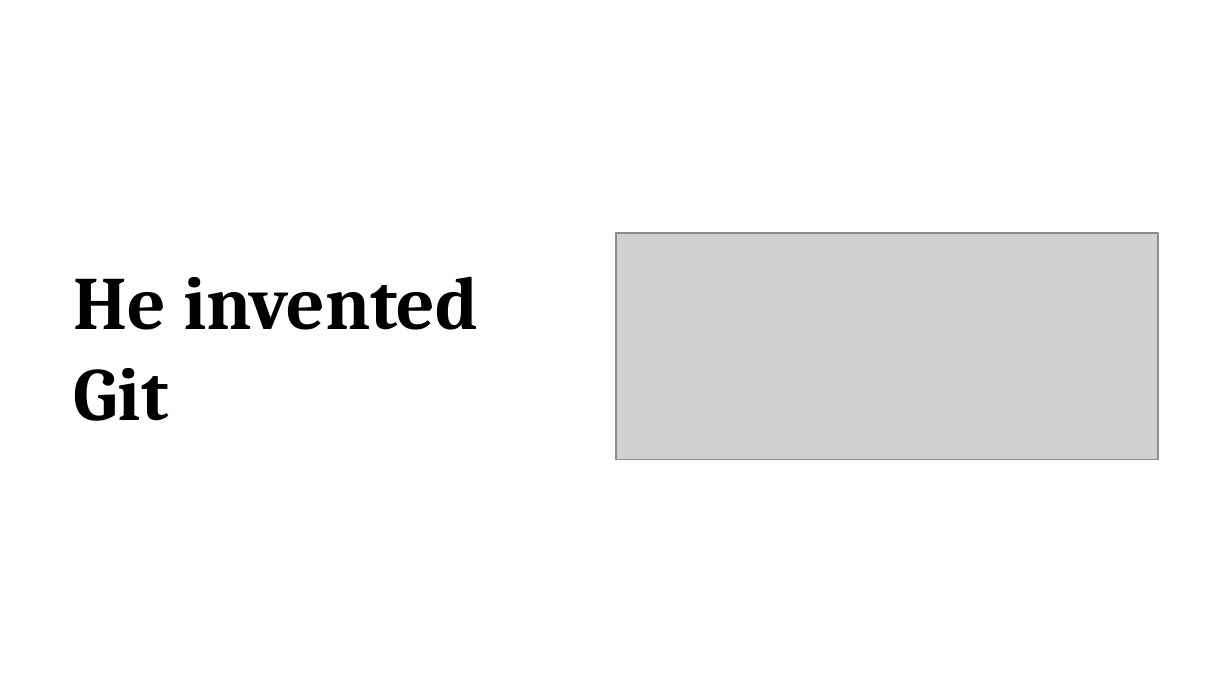
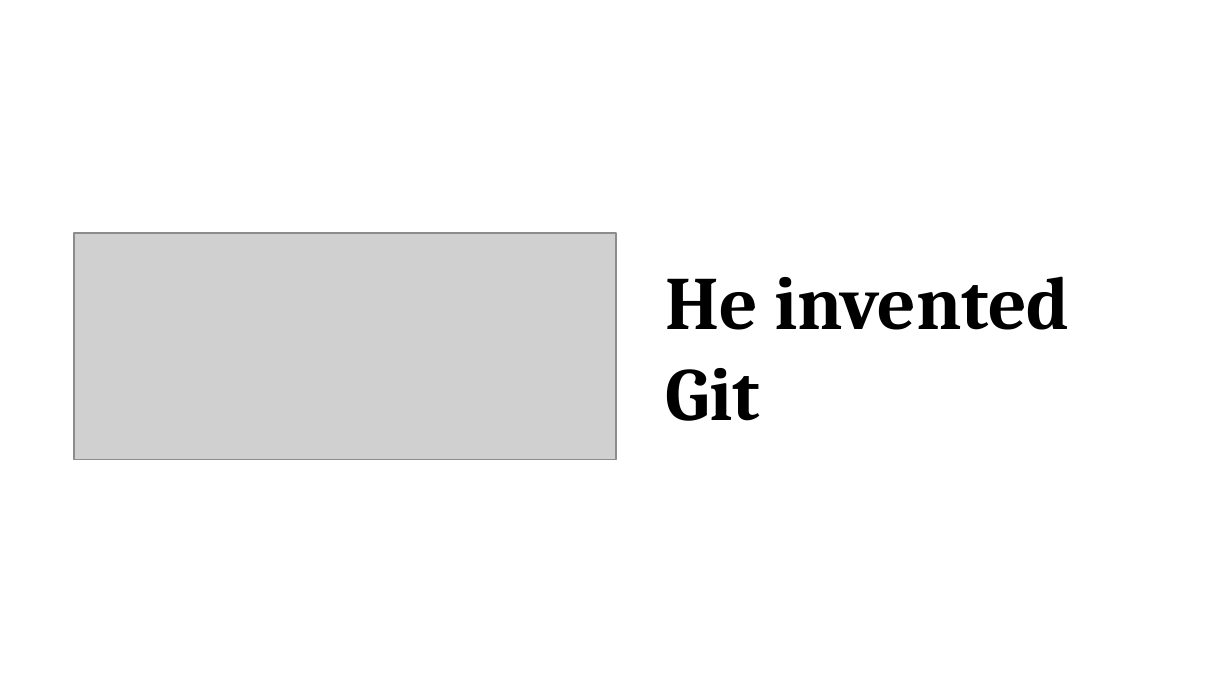
Before and after one commit to promilek2/Najs, a slide deck: slide 6 of Linus_Torvalds.pptx (slide 5 before the commit). Drawn at 1232x693 pixels with LibreOffice and Linux fonts; fonts in the diff are those of the drawing; grey boxes stand for pictures. Boxes give left, top, right and bottom in pixels: in the first picture for what was removed or moved away, otherwise in the second. Text is boxed around its words. In the diff, an @@ line names an element or a change of style, - is before the commit and + after.

```diff
--- a/Linus_Torvalds.pptx
+++ b/Linus_Torvalds.pptx
@@ text "He invented Git": place and size @@
-text "He invented Git" at (74, 276, 478, 421)
+text "He invented Git" at (665, 276, 1070, 421)
@@ picture: place and size @@
-picture at (616, 233, 1158, 460)
+picture at (74, 233, 616, 460)
```
Also in this commit, not shown: 2 other slides changed, 3 slides added, 3 slides removed, 1 other file.
